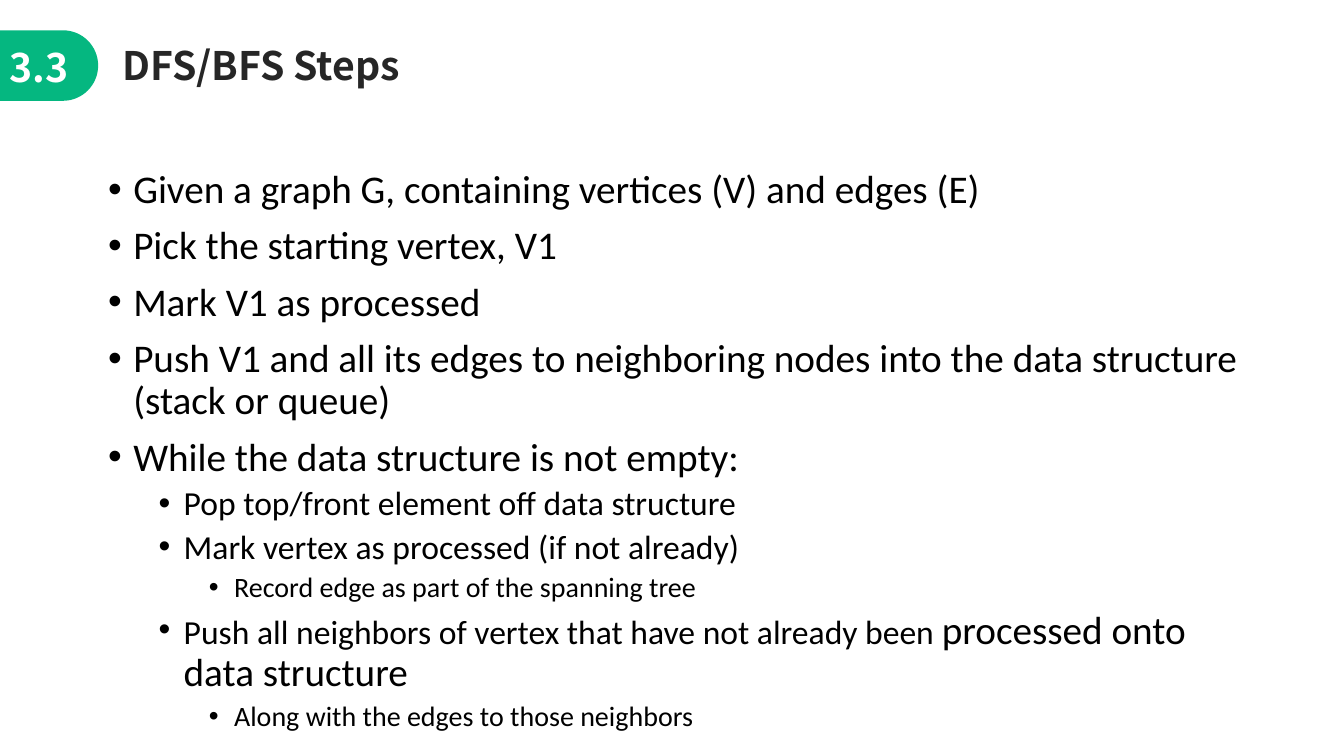
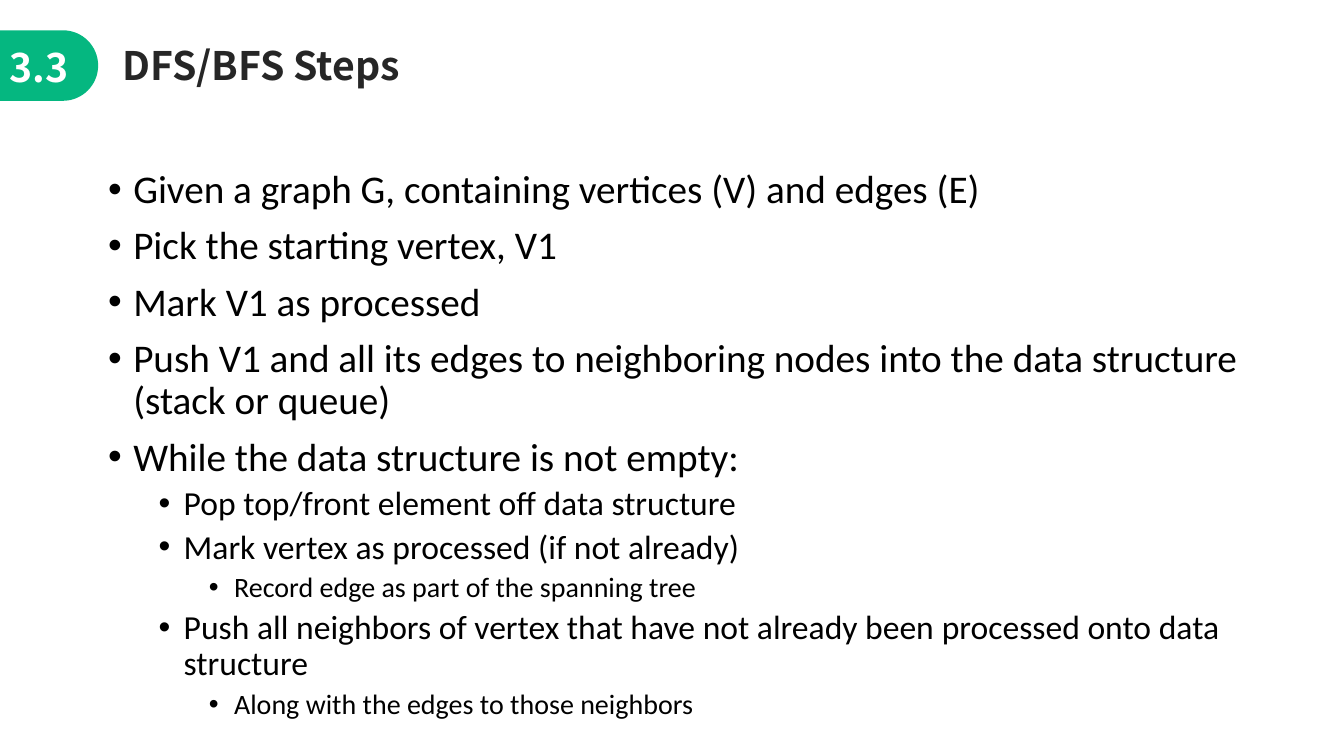
Before and after one commit to jimmyyih518/DSA2022Fall, a slide deck: slide 20 of week7/week7_slides.pptx (slide 19 before the commit). Drawn at 1344x756 pixels with LibreOffice and Linux fonts; fonts in the diff are those of the drawing. Boxes give left, top, right and bottom in pixels: in the first picture for what was removed or moved away, otherwise in the second. Text is boxed around its words. In the diff, an @@ line names an element or a change of style, - is before the commit and + after.

```diff
--- a/week7/week7_slides.pptx
+++ b/week7/week7_slides.pptx
@@ text at <box>184,615,1219,645</box>: size 28 to 24 pt in "processed onto data structure" @@
```
Also in this commit, not shown: 10 other slides changed, 1 slide added.
